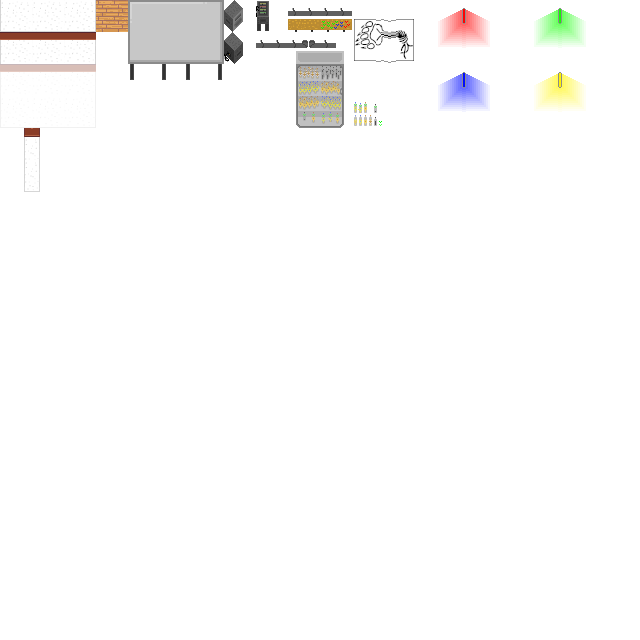
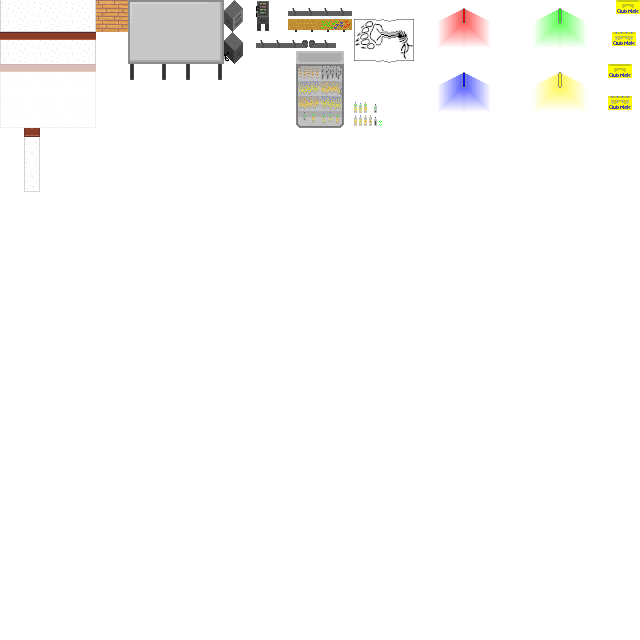
Revision of a layered 640x640 image; what changed, layer by layer:
painted on "Ebene" over [608, 0, 640, 110]
